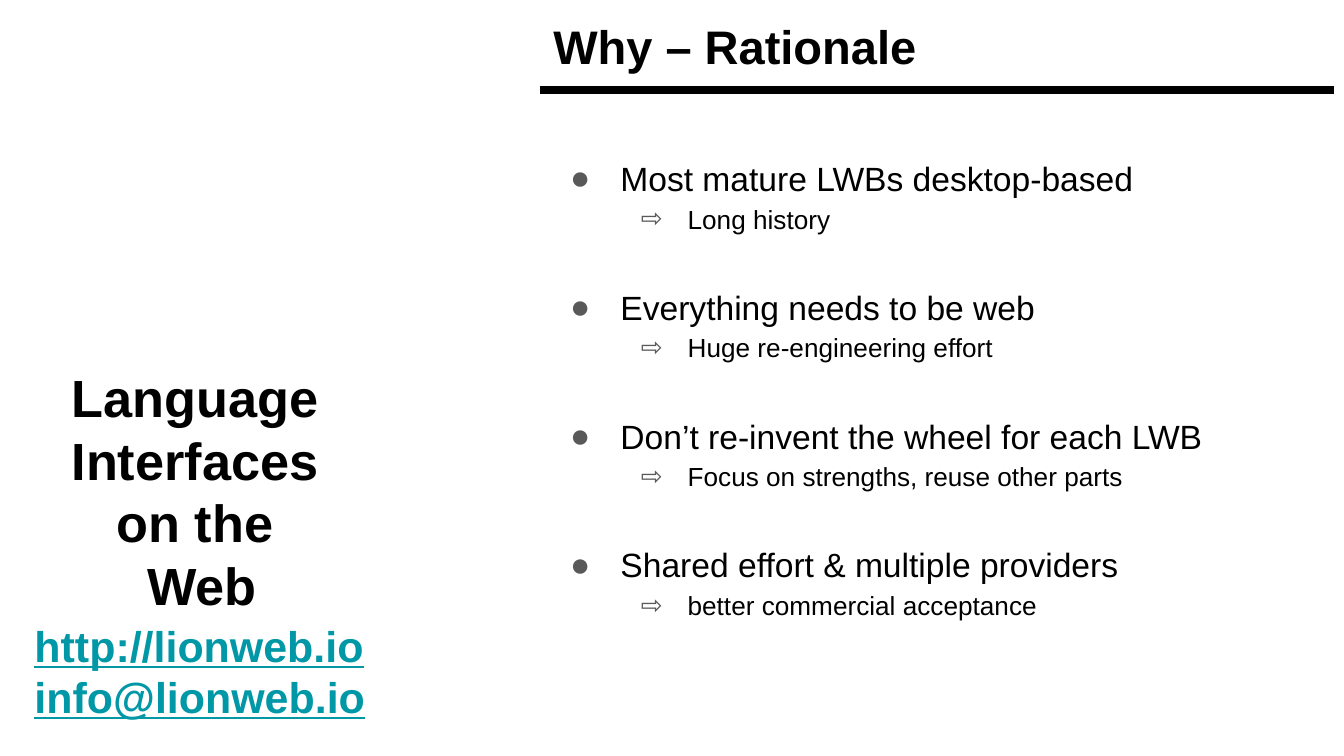
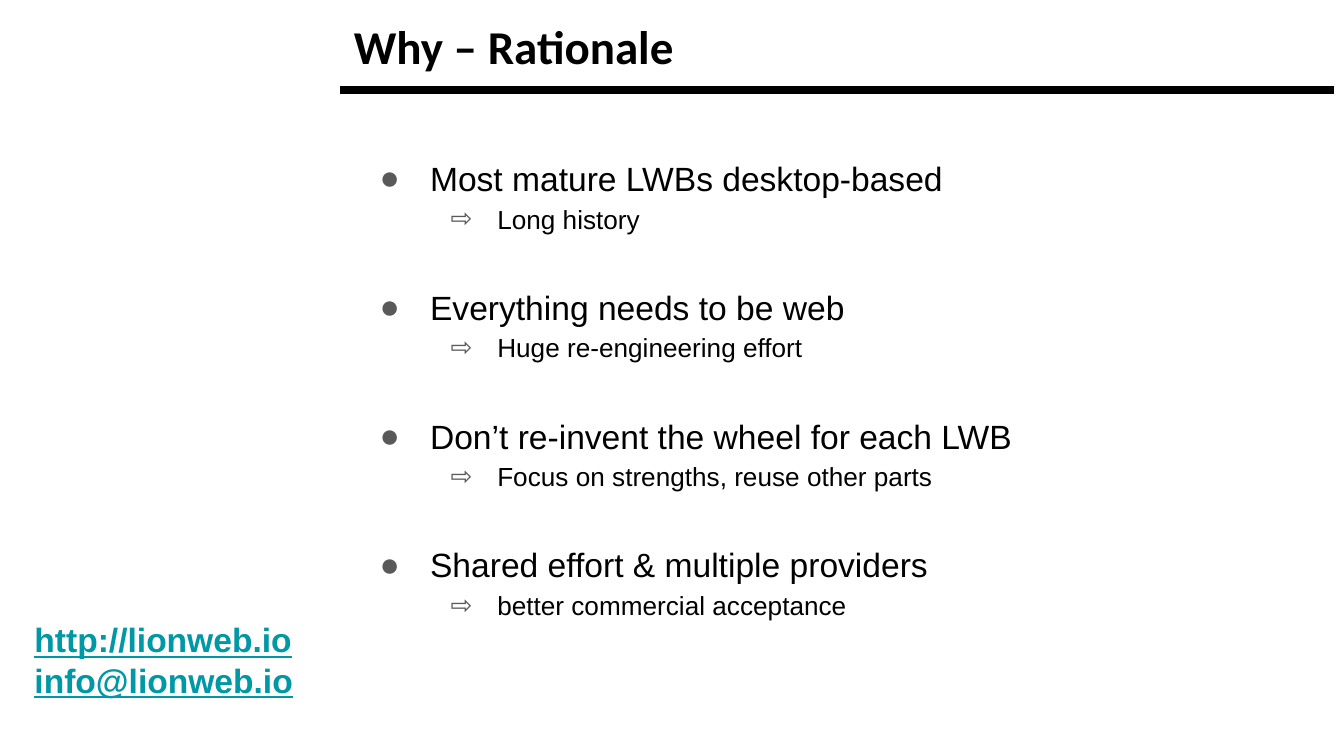
Before and after one commit to LionWeb-io/specification, a slide deck: slide 4 of resources/LangDev Talk.pptx. Drawn at 1344x756 pixels with LibreOffice and Linux fonts; fonts in the diff are those of the drawing; background and template pictures are left out. Boxes give left, top, right and bottom in pixels: in the first picture for what was removed or moved away, otherwise in the second. Text is boxed around its words. In the diff, an @@ line names an element or a change of style, - is before the commit and + after.

```diff
--- a/resources/LangDev Talk.pptx
+++ b/resources/LangDev Talk.pptx
@@ title "Why – Rationale": place and size @@
-title "Why – Rationale" at <box>553,30,917,73</box>
+title "Why – Rationale" at <box>354,31,674,72</box>
@@ title "Why – Rationale" at <box>354,31,674,72</box>: font Arial to Calibri @@
@@ line moved from (540, 90) - (1335, 90) to (340, 90) - (1335, 90) @@
@@ text "Most mature LWBs desktop-based": place and size @@
-text "Most mature LWBs desktop-based" at <box>620,166,1202,621</box>
+text "Most mature LWBs desktop-based" at <box>430,166,1011,621</box>
@@ text removed at <box>72,381,319,606</box> @@
-Language
-Interfaces
-on the
-Web
@@ text "http://lionweb.io" at <box>34,627,292,699</box>: size 23 to 18 pt @@
```
Also in this commit, not shown: 13 other slides changed, 7 slides added, 6 slides removed.
